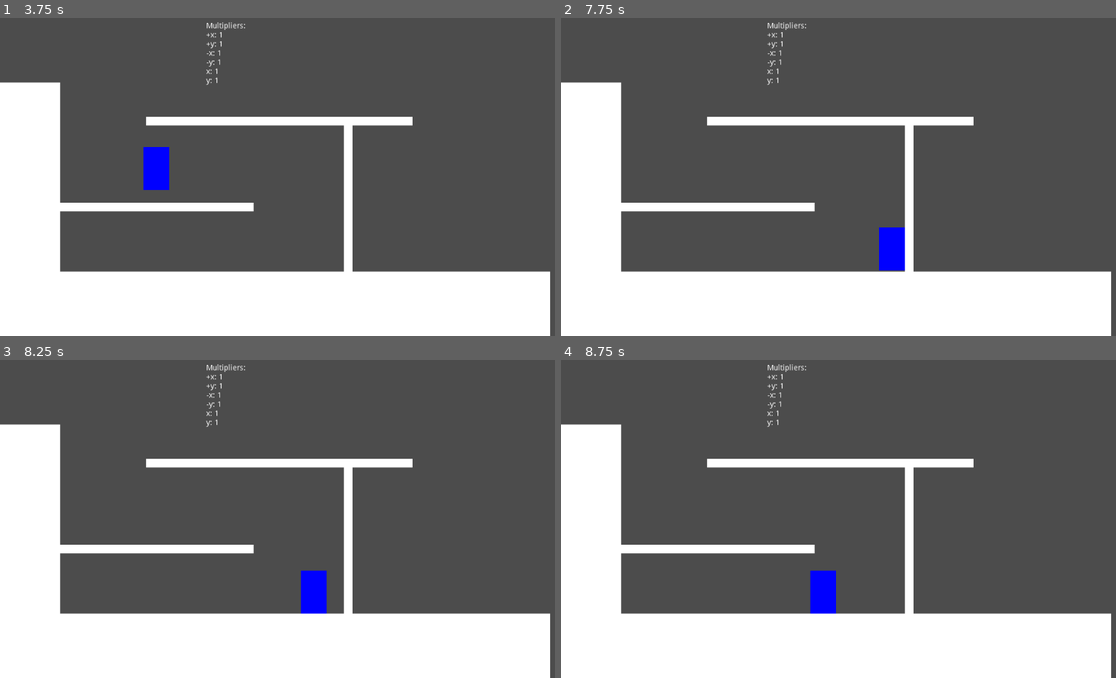
Above: before the commit, frames 1-4 (two rows, left to right).
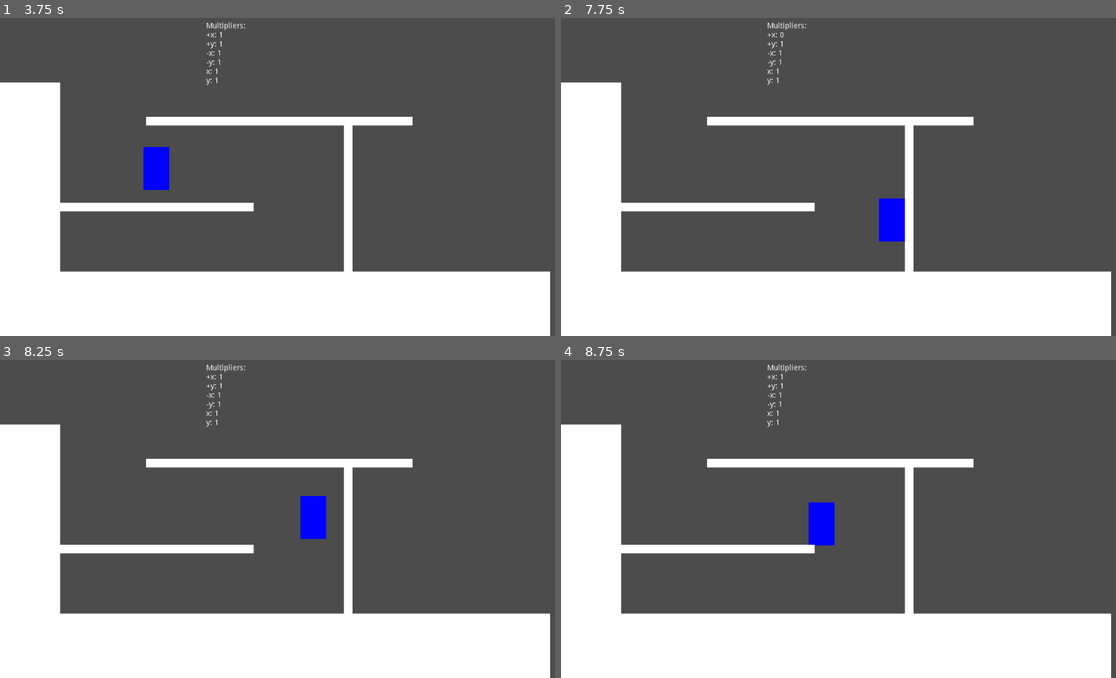
Above: after the commit, the same moments.

Repository: SanPug1/Prison-Break-Game
Game: Godot game, scene res://Testing/Movement Test.tscn
The game is run twice, just before and just after one commit, with the same random seed, the same clock (stepped at 60 frames per second) and the same inputs. This scene is started directly instead of the project's main scene.
Inputs (mouse positions are in pixels of both pictures, inside the frame that each line leads up to):
- Up to frame 1 (3.75 s): move the mouse to (255, 240) at 0.52 s; hold Right (player_right) 0.53-2.03 s; click (255, 240) at 0.6 s; tap Z (player_jump) at 0.77, 1.52, 3.02 s; move the mouse to (449, 224) at 1.27 s; click (449, 224) at 1.35 s; move the mouse to (111, 126) at 2.02 s; hold Left (player_left) from 2.03 s (still down); click (111, 126) at 2.1 s; move the mouse to (310, 173) at 2.77 s; click (310, 173) at 2.85 s; move the mouse to (199, 94) at 3.52 s; click (199, 94) at 3.6 s
- Up to frame 2 (7.75 s): tap Z (player_jump) at 3.77, 4.52, 6.02, 6.77, 7.52 s; move the mouse to (966, 157) at 4.27 s; release Left (player_left) at 4.28 s; hold Right (player_right) from 4.28 s (still down); click (966, 157) at 4.35 s; move the mouse to (727, 189) at 5.02 s; click (727, 189) at 5.1 s; move the mouse to (899, 103) at 5.77 s; click (899, 103) at 5.85 s; move the mouse to (816, 240) at 6.52 s; click (816, 240) at 6.6 s; move the mouse to (1010, 224) at 7.27 s; click (1010, 224) at 7.35 s
- Up to frame 3 (8.25 s): move the mouse to (111, 468) at 8.02 s; release Right (player_right) at 8.03 s; hold Left (player_left) from 8.03 s (still down); click (111, 468) at 8.1 s
- Up to frame 4 (8.75 s): keep holding Left (player_left)

Frame 1 is identical in both runs. In frame 2, 0.9% of the frame differs, in the area x 39-63%, y 4-80%; in frame 3, 1.3%, in the area x 54-59%, y 42-80%; in frame 4, 1.3%.

Commit message:
Tweaks to player code

Diff:
--- a/Entities/Player.gd
+++ b/Entities/Player.gd
@@ -25,26 +25,23 @@
 		prepared_motion_this_frame.y -= jump_strength
 		can_jump = false
 
+	# Apply Motion Multipliers
+	if (prepared_motion_this_frame.x > 0):
+		prepared_motion_this_frame.x *= postitive_motion_multiplier.x
+	else:
+		prepared_motion_this_frame.x *= negative_motion_multiplier.x
+	if (prepared_motion_this_frame.y > 0):
+		prepared_motion_this_frame.y *= postitive_motion_multiplier.y
+	else:
+		prepared_motion_this_frame.y *= negative_motion_multiplier.y
+	prepared_motion_this_frame.x *= all_motion_multiplier.x
+	prepared_motion_this_frame.y *= all_motion_multiplier.y
+
 func _integrate_forces(_state):
 	linear_velocity.x = prepared_motion_this_frame.x
 	linear_velocity.y += prepared_motion_this_frame.y
-	# Apply Motion Multipliers
-
-	if (linear_velocity.x > 0):
-		linear_velocity.x *= postitive_motion_multiplier.x
-	else:
-		linear_velocity.x *= negative_motion_multiplier.x
-
-	if (linear_velocity.y > 0):
-		linear_velocity.y *= postitive_motion_multiplier.y
-	else:
-		linear_velocity.y *= negative_motion_multiplier.y
-
-	linear_velocity.x *= all_motion_multiplier.x
-	linear_velocity.y *= all_motion_multiplier.y
 
 func _on_Collision_Detected(body_rid, body, body_shape_index, local_shape_index):
-	print("Collision Detected")
 	var collider = shape_owner_get_owner(local_shape_index)
 	if collider == $Detect_Bottom:
 		_on_Down_Collide(body_rid, body, body_shape_index, local_shape_index)
@@ -58,25 +55,21 @@
 		_on_General_Collide(body_rid, body, body_shape_index, local_shape_index)
 
 func _on_Down_Collide(body_rid, body, body_shape_index, local_shape_index):
-	print("Collision Down")
 	can_jump = true
 
 func _on_Up_Collide(body_rid, body, body_shape_index, local_shape_index):
-	print("Collision Up")
+	pass
 
 func _on_Left_Collide(body_rid, body, body_shape_index, local_shape_index):
-	print("Collision Left")
 	negative_motion_multiplier.x = 0
 
 func _on_Right_Collide(body_rid, body, body_shape_index, local_shape_index):
-	print("Collision Right")
 	postitive_motion_multiplier.x = 0
 
 func _on_General_Collide(body_rid, body, body_shape_index, local_shape_index):
-	print("Collision General")
+	pass
 
 func _on_Collision_Ended(body_rid, body, body_shape_index, local_shape_index):
-	print("Collision Ended")
 	var collider = shape_owner_get_owner(local_shape_index)
 	if collider == $Detect_Bottom:
 		_on_Down_Collide_End(body_rid, body, body_shape_index, local_shape_index)
@@ -90,20 +83,16 @@
 		_on_General_Collide_End(body_rid, body, body_shape_index, local_shape_index)
 
 func _on_Down_Collide_End(body_rid, body, body_shape_index, local_shape_index):
-	print("Collision Down")
 	can_jump = false
 
 func _on_Up_Collide_End(body_rid, body, body_shape_index, local_shape_index):
-	print("Collision Up")
+	pass
 
 func _on_Left_Collide_End(body_rid, body, body_shape_index, local_shape_index):
-	print("Collision Left")
 	negative_motion_multiplier.x = 1
 
 func _on_Right_Collide_End(body_rid, body, body_shape_index, local_shape_index):
-	print("Collision Right")
 	postitive_motion_multiplier.x = 1
 
 func _on_General_Collide_End(body_rid, body, body_shape_index, local_shape_index):
-	print("Collision General")
 	pass
--- a/Entities/Player.tscn
+++ b/Entities/Player.tscn
@@ -6,20 +6,14 @@
 extents = Vector2( 24, 40 )
 
 [sub_resource type="SegmentShape2D" id=2]
-a = Vector2( -23, 0 )
-b = Vector2( 23, 0 )
+custom_solver_bias = 0.5
+a = Vector2( -22, 0 )
+b = Vector2( 22, 0 )
 
 [sub_resource type="SegmentShape2D" id=3]
-a = Vector2( -39, 0 )
-b = Vector2( 39, 0 )
-
-[sub_resource type="SegmentShape2D" id=4]
-a = Vector2( -39, 0 )
-b = Vector2( 39, 0 )
-
-[sub_resource type="SegmentShape2D" id=5]
-a = Vector2( -23, 0 )
-b = Vector2( 23, 0 )
+custom_solver_bias = 0.5
+a = Vector2( -38, 0 )
+b = Vector2( 38, 0 )
 
 [node name="Player" type="RigidBody2D"]
 mode = 2
@@ -41,23 +35,27 @@
 rotation = -3.14159
 shape = SubResource( 2 )
 one_way_collision = true
+one_way_collision_margin = 8.0
 
 [node name="Detect_Right" type="CollisionShape2D" parent="."]
 position = Vector2( 24, 0 )
 rotation = 1.5708
 shape = SubResource( 3 )
 one_way_collision = true
+one_way_collision_margin = 8.0
+
+[node name="Detect_Top" type="CollisionShape2D" parent="."]
+position = Vector2( 0, -40 )
+shape = SubResource( 2 )
+one_way_collision = true
+one_way_collision_margin = 8.0
 
 [node name="Detect_Left" type="CollisionShape2D" parent="."]
 position = Vector2( -24, 0 )
 rotation = 4.71239
-shape = SubResource( 4 )
+shape = SubResource( 3 )
 one_way_collision = true
-
-[node name="Detect_Top" type="CollisionShape2D" parent="."]
-position = Vector2( 0, -40 )
-shape = SubResource( 5 )
-one_way_collision = true
+one_way_collision_margin = 8.0
 
 [connection signal="body_shape_entered" from="." to="." method="_on_Collision_Detected"]
 [connection signal="body_shape_exited" from="." to="." method="_on_Collision_Ended"]
Not shown: 1 places in Entities/Player.tscn that only renumber resources
